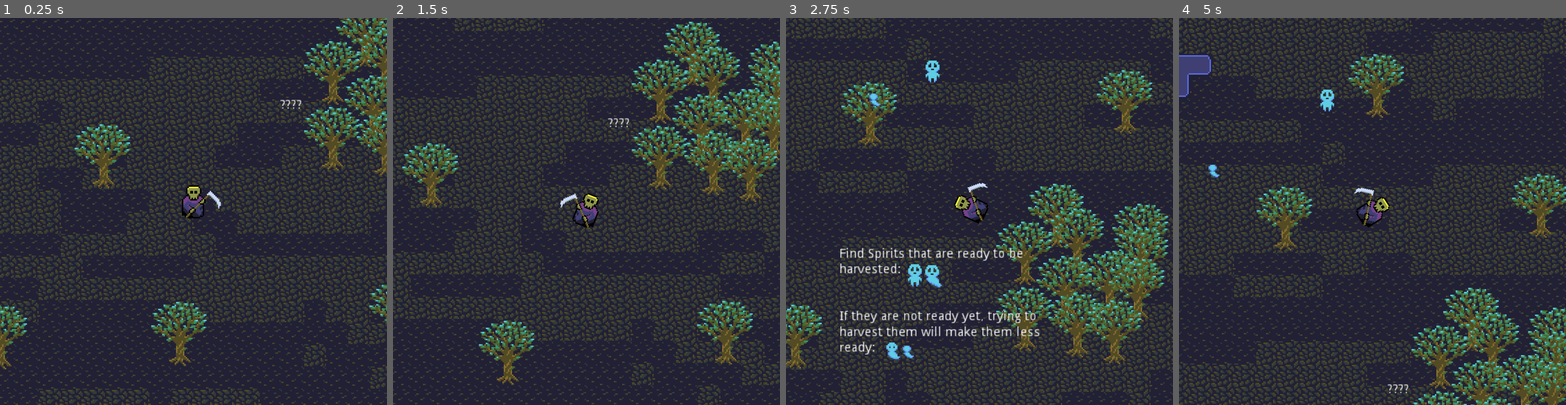
Above: before the commit, frames 1-4 (left to right).
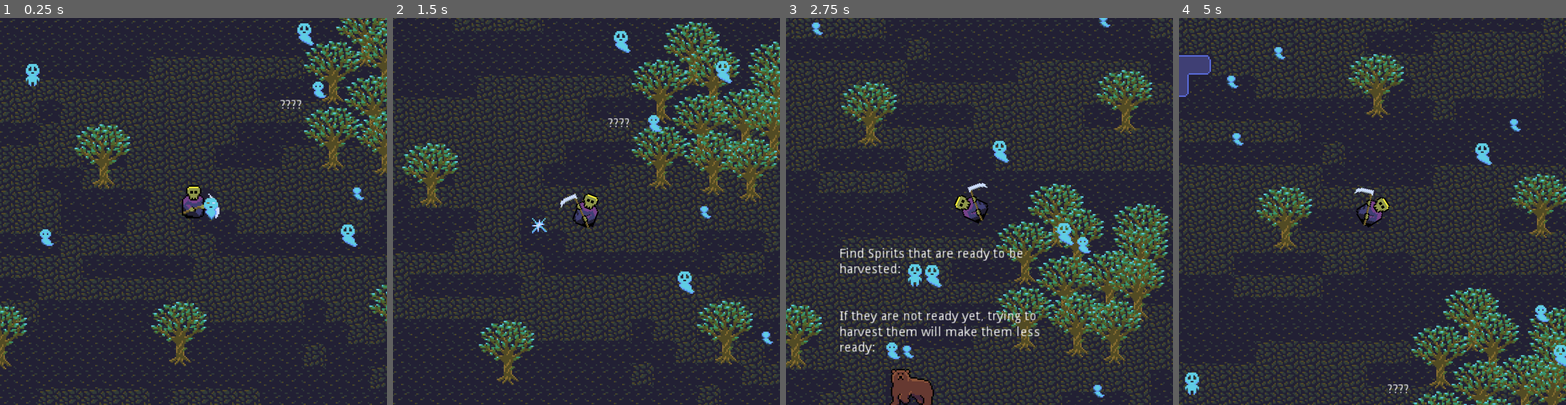
Above: after the commit, the same moments.

Repository: Tinsuit/GrimHarvester
Game: Godot game, scene res://Forest.tscn
Same seed, same stepped clock (60 frames per second), same inputs: the game is played once before the commit and once after it.
Inputs (mouse positions are in pixels of both pictures, inside the frame that each line leads up to):
- Up to frame 1 (0.25 s): no input
- Up to frame 2 (1.5 s): move the mouse to (671, 192) at 0.52 s; click (671, 192) at 0.67 s; drag from (509, 230) to (594, 114) at 1.27 s
- Up to frame 3 (2.75 s): move the mouse to (1018, 126) at 2.02 s; click (1018, 126) at 2.17 s
- Up to frame 4 (5 s): drag from (1353, 288) to (1326, 72) at 2.77 s; move the mouse to (1488, 269) at 3.52 s; click (1488, 269) at 3.67 s; drag from (1256, 153) to (1268, 48) at 4.27 s

The runs differ from the first frame. In frame 1, 1.0% of the frame differs, in the area x 6-95%, y 1-60%; in frame 2, 0.8%; in frame 3, 1.6%, in the area x 6-84%, y 0-100%; in frame 4, 1.0%.

Commit message:
gameplay done maybe

Diff:
--- a/project/Animal.tscn
+++ b/project/Animal.tscn
@@ -1,10 +1,11 @@
-[gd_scene load_steps=24 format=2]
+[gd_scene load_steps=28 format=2]
 
 [ext_resource path="res://textures/sparkles-Sheet3x.png" type="Texture" id=1]
 [ext_resource path="res://textures/sprit-reaped-Sheet3x.png" type="Texture" id=2]
 [ext_resource path="res://textures/squirrel3x.png" type="Texture" id=3]
 [ext_resource path="res://scripts/Animal.gd" type="Script" id=4]
 [ext_resource path="res://textures/bear-Sheet3x.png" type="Texture" id=5]
+[ext_resource path="res://textures/squirrel-running-Sheet3x.png" type="Texture" id=6]
 
 [sub_resource type="AtlasTexture" id=15]
 flags = 4
@@ -86,6 +87,21 @@
 atlas = ExtResource( 3 )
 region = Rect2( 0, 0, 48, 48 )
 
+[sub_resource type="AtlasTexture" id=19]
+flags = 4
+atlas = ExtResource( 6 )
+region = Rect2( 0, 0, 48, 48 )
+
+[sub_resource type="AtlasTexture" id=20]
+flags = 4
+atlas = ExtResource( 6 )
+region = Rect2( 48, 0, 48, 48 )
+
+[sub_resource type="AtlasTexture" id=21]
+flags = 4
+atlas = ExtResource( 6 )
+region = Rect2( 96, 0, 48, 48 )
+
 [sub_resource type="SpriteFrames" id=13]
 animations = [ {
 "frames": [ SubResource( 15 ), SubResource( 16 ), SubResource( 17 ), SubResource( 18 ) ],
@@ -107,6 +123,11 @@
 "loop": false,
 "name": "squirrel",
 "speed": 5.0
+}, {
+"frames": [ SubResource( 19 ), SubResource( 20 ), SubResource( 21 ) ],
+"loop": true,
+"name": "squirrel_run",
+"speed": 5.0
 } ]
 
 [sub_resource type="CapsuleShape2D" id=14]
@@ -117,11 +138,14 @@
 
 [node name="AnimatedSprite" type="AnimatedSprite" parent="."]
 frames = SubResource( 13 )
-animation = "bear"
+animation = "squirrel_run"
 
 [node name="CollisionShape2D" type="CollisionShape2D" parent="."]
 position = Vector2( 0, 2 )
 shape = SubResource( 14 )
 
+[node name="Run" type="Timer" parent="."]
+
 [connection signal="body_entered" from="." to="." method="_on_Animal_body_entered"]
 [connection signal="animation_finished" from="AnimatedSprite" to="." method="_on_AnimatedSprite_animation_finished"]
+[connection signal="timeout" from="Run" to="." method="_on_Run_timeout"]
--- a/project/Forest.tscn
+++ b/project/Forest.tscn
@@ -11,6 +11,8 @@
 [ext_resource path="res://textures/water tilemap 3x.png" type="Texture" id=9]
 [ext_resource path="res://textures/bear-Sheet3x.png" type="Texture" id=10]
 [ext_resource path="res://textures/squirrel3x.png" type="Texture" id=11]
+[ext_resource path="res://textures/grim-happy3x.png" type="Texture" id=12]
+[ext_resource path="res://textures/grim-hurt-Sheet3x.png" type="Texture" id=13]
 
 [sub_resource type="TileSet" id=9]
 0/name = "ground3x.png 0"
@@ -80,11 +82,36 @@
 atlas = ExtResource( 7 )
 region = Rect2( 0, 0, 96, 96 )
 
+[sub_resource type="AtlasTexture" id=15]
+flags = 4
+atlas = ExtResource( 12 )
+region = Rect2( 0, 0, 108, 96 )
+
+[sub_resource type="AtlasTexture" id=16]
+flags = 4
+atlas = ExtResource( 13 )
+region = Rect2( 0, 0, 96, 96 )
+
+[sub_resource type="AtlasTexture" id=17]
+flags = 4
+atlas = ExtResource( 13 )
+region = Rect2( 96, 0, 96, 96 )
+
 [sub_resource type="SpriteFrames" id=8]
 animations = [ {
 "frames": [ SubResource( 11 ), SubResource( 12 ), SubResource( 13 ) ],
 "loop": false,
 "name": "default",
+"speed": 5.0
+}, {
+"frames": [ SubResource( 15 ) ],
+"loop": true,
+"name": "happy",
+"speed": 5.0
+}, {
+"frames": [ SubResource( 16 ), SubResource( 17 ) ],
+"loop": true,
+"name": "hurt",
 "speed": 5.0
 } ]
 
@@ -611,6 +638,22 @@
 [node name="CollisionShape2D" type="CollisionShape2D" parent="Talky2/Area2D"]
 shape = SubResource( 14 )
 
+[node name="Win" type="CanvasLayer" parent="."]
+
+[node name="Label" type="Label" parent="Win"]
+anchor_left = 0.5
+anchor_top = 1.0
+anchor_right = 0.5
+anchor_bottom = 1.0
+margin_left = -91.5
+margin_top = -14.0
+margin_right = 91.5
+text = "YOUR HARVEST IS COMPLETE"
+
+[node name="Position2D" type="Position2D" parent="."]
+position = Vector2( -26, 1448 )
+
+[connection signal="timeout" from="Trees/PlayerGrim/Poison" to="Trees/PlayerGrim" method="_on_Poison_timeout"]
 [connection signal="body_entered" from="Talky/Area2D" to="Talky" method="_on_Area2D_body_entered"]
 [connection signal="body_exited" from="Talky/Area2D" to="Talky" method="_on_Area2D_body_exited"]
 [connection signal="body_entered" from="Talky4/Area2D" to="Talky4" method="_on_Area2D_body_entered"]
--- a/project/scripts/Animal.gd
+++ b/project/scripts/Animal.gd
@@ -5,17 +5,52 @@
 const SQUIRRELS = "squirrels"
 const BEARS = "bears"
 
+var dir
+
+var directions = {
+	"Up": Vector2(0, -1),
+	"Down": Vector2(0, 1),
+	"Left": Vector2(-1, 0),
+	"Right": Vector2(1, 0)
+}
+
 signal grim_touched
 
 # Called when the node enters the scene tree for the first time.
 func _ready():
 	player.play("leaving")
 
+# Called every frame. 'delta' is the elapsed time since the previous frame.
+func _process(delta):
 
-# Called every frame. 'delta' is the elapsed time since the previous frame.
-#func _process(delta):
-#	pass
+	if is_squirrel():
+		if dir != null:
+			run(300 * delta)
+		else:
+			if randf() < 0.7:
+				dir = Vector2(0,0)
+				player.animation = "squirrel"
+			else:
+				dir = directions.values()[randi() % directions.size()]
+				player.animation = "squirrel_run"
+			$Run.wait_time = randf() + 0.8
+			$Run.start()
 
+	elif player.animation == "bear":
+		if dir != null:
+			run(100 * delta)
+		else:
+			dir = directions.values()[randi() % directions.size()]
+			$Run.wait_time = randf() + 0.8
+			$Run.start()
+
+func run(speed:int):
+		translate(dir * speed)
+		position.x = clamp(position.x, -1500, 2600)
+		position.y = clamp(position.y, -1100, 1300)
+
+func is_squirrel() -> bool:
+	return player.animation == "squirrel" || player.animation == "squirrel_run"
 
 func _on_AnimatedSprite_animation_finished():
 	if player.animation == "leaving":
@@ -28,8 +63,12 @@
 			player.play("bear")
 			add_to_group(BEARS)
 
+func _on_Animal_body_entered(body):
+	if body.name == "PlayerGrim" && is_animal():
+		emit_signal("grim_touched")
 
-func _on_Animal_body_entered(body):
-	match player.animation:
-		"squirrel", "bear":
-			emit_signal("grim_touched")
+func is_animal() -> bool:
+	return is_squirrel() ||  player.animation == "bear"
+
+func _on_Run_timeout():
+	dir = null
--- a/project/scripts/Forest.gd
+++ b/project/scripts/Forest.gd
@@ -4,7 +4,7 @@
 var Spirit = preload("res://Spirit.tscn")
 
 var spirits = []
-const TOTAL = 25
+const TOTAL = 75
 
 var random = RandomNumberGenerator.new()
 
@@ -14,11 +14,12 @@
 func _ready():
 	for i in TOTAL:
 		var s = Spirit.instance()
-		s.position = Vector2(random.randi_range(-1500, 1900), random.randi_range(-1500, 1900))
+		s.position = Vector2(random.randi_range(-1600, 2700), random.randi_range(-1200, 1400))
 		s.connect("grim_neared", self, "_on_Spirit_grim_neared")
 		s.connect("grim_touched", self, "_on_Spirit_grim_touched")
 		$Spirits.add_child(s)
 		spirits.push_back(s)
+		$Win.hide()
 
 func _on_Animal_grim_touched():
 	player_grim.poison()
@@ -28,13 +29,18 @@
 		spirit.run_away(player_grim.position)
 
 func _on_Spirit_grim_touched(spirit):
-	if spirit.player.frame == 0:
+	if spirit.player.frame == 0 && $Trees/PlayerGrim/AnimatedSprite.animation != "hurt":
 		var a = Animal.instance()
 		a.position = spirit.position
 		a.connect("grim_touched", self, "_on_Animal_grim_touched")
 		call_deferred("add_child", a)
 		spirits.erase(spirit)
 		spirit.queue_free()
+		if spirits.empty():
+			$Trees/PlayerGrim/AnimatedSprite.play("happy")
+			$Win.show()
+			$Trees/PlayerGrim.rotation_degrees = 0
+			get_tree().paused = true
 	else:
 		spirit.set_readiness(spirit.player.frame + 1)
 	$Trees/PlayerGrim/AnimatedSprite.frame = 0
--- a/project/scripts/PlayerGrim.gd
+++ b/project/scripts/PlayerGrim.gd
@@ -13,7 +13,7 @@
 func _physics_process(delta):
 	if target != null:
 		var effect = 1
-		if !$Poison.is_stopped():
+		if $Poison.time_left > 0:
 			effect = .5
 		elif running:
 			effect = 2
@@ -39,3 +39,9 @@
 
 func poison():
 	$Poison.start()
+	$AnimatedSprite.play("hurt")
+
+func _on_Poison_timeout():
+	$AnimatedSprite.animation = "default"
+	$AnimatedSprite.stop()
+	$AnimatedSprite.frame = 2
--- a/project/scripts/Spirit.gd
+++ b/project/scripts/Spirit.gd
@@ -37,8 +37,8 @@
 func _process(delta):
 	if dir != null:
 		translate(dir * speed * delta * (5 if running else 1))
-		position.x = clamp(position.x, -2000, 2000)
-		position.y = clamp(position.y, -2000, 2000)
+		position.x = clamp(position.x, -1600, 2700)
+		position.y = clamp(position.y, -1200, 1400)
 	else:
 		if randf() >= 0.3:
 			var areas:Array = get_overlapping_areas()
Not shown: 1 places in project/Forest.tscn that only renumber resources
Not shown, added: project/textures/grim-happy3x.png.import
Not shown, added: project/textures/grim-hurt-Sheet3x.png.import
Not shown, added: project/textures/squirrel-running-Sheet3x.png.import
Not shown, changed: index.html
Not shown, changed: index.pck
